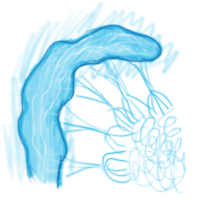
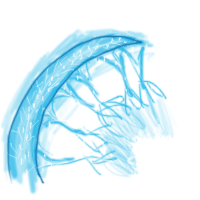
Two versions of the same layered image (200×200). Layer-by-layer changes:
added layer "sting moon lines" above "sting moon pattern" over [6, 34, 144, 185]
added layer "sting moon pattern" above "sting moon color" over [5, 18, 186, 184]
added layer "sting moon color" above "sting large lines" over [0, 27, 179, 195]
hid "sting medium lines" over [16, 23, 164, 190]
hid "sting medium pattern" over [30, 32, 155, 186]
hid "sting medium color" over [1, 1, 188, 195]
